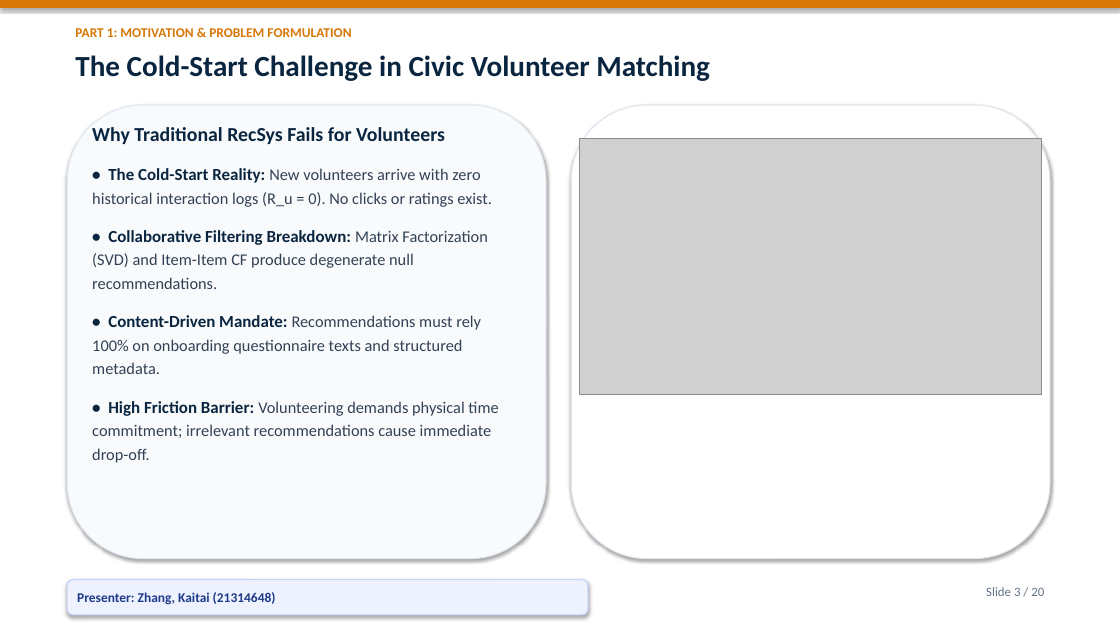
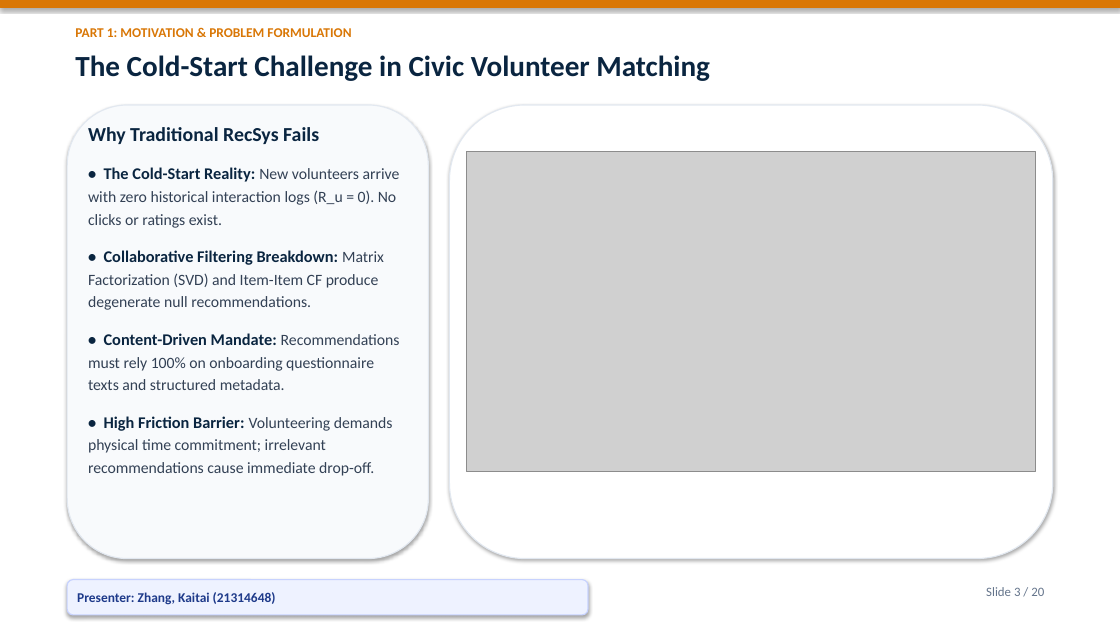
Before and after one commit to Bob8259/CSIT-5210-Group-Project, a slide deck: slide 3 of CSIT5210_Group1_Presentation.pptx. Drawn at 1120x630 pixels with LibreOffice and Linux fonts; fonts in the diff are those of the drawing; grey boxes stand for pictures. Boxes give left, top, right and bottom in pixels: in the first picture for what was removed or moved away, otherwise in the second. Text is boxed around its words. In the diff, an @@ line names an element or a change of style, - is before the commit and + after.

Commit message:
style: maximize presentation diagram sizes, enlarge chart annotations, and expand architecture layouts

```diff
--- a/CSIT5210_Group1_Presentation.pptx
+++ b/CSIT5210_Group1_Presentation.pptx
@@ rounded rectangle: place and size @@
-rounded rectangle at <box>67,105,546,559</box>
+rounded rectangle at <box>67,105,429,559</box>
@@ rounded rectangle: place and size @@
-rounded rectangle at <box>571,105,1050,559</box>
+rounded rectangle at <box>450,105,1053,559</box>
@@ text at <box>88,127,319,144</box>: text changed @@
-Why Traditional RecSys Fails for Volunteers
+Why Traditional RecSys Fails
@@ text at <box>88,167,400,476</box>: size 14.5 to 14 pt in "• The Cold-Start Reality:", "• Collaborative Filtering Breakdown:", "• Content-Driven Mandate:", "• High Friction Barrier:"; size 14 to 13.5 pt in "New volunteers arrive with zero historical interaction ...", "Matrix Factorization (SVD) and Item-Item CF produce ...", "Recommendations must rely 100% on onboarding questionnaire ...", "Volunteering demands physical time commitment; irrelevant re ..." @@
@@ picture: place and size @@
-picture at <box>580,139,1042,395</box>
+picture at <box>466,151,1036,471</box>
```
Also in this commit, not shown: 17 other slides changed, 12 other files.
